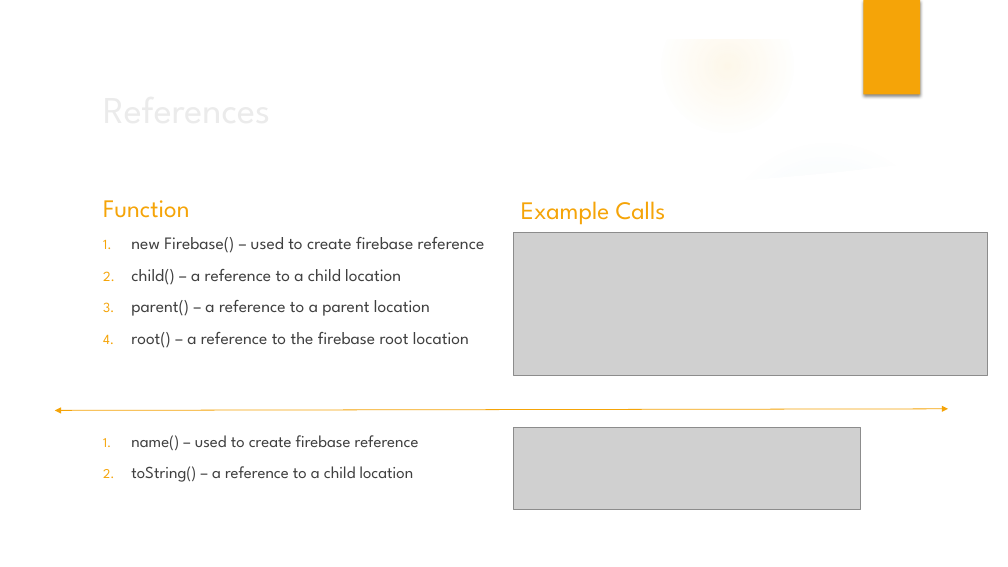
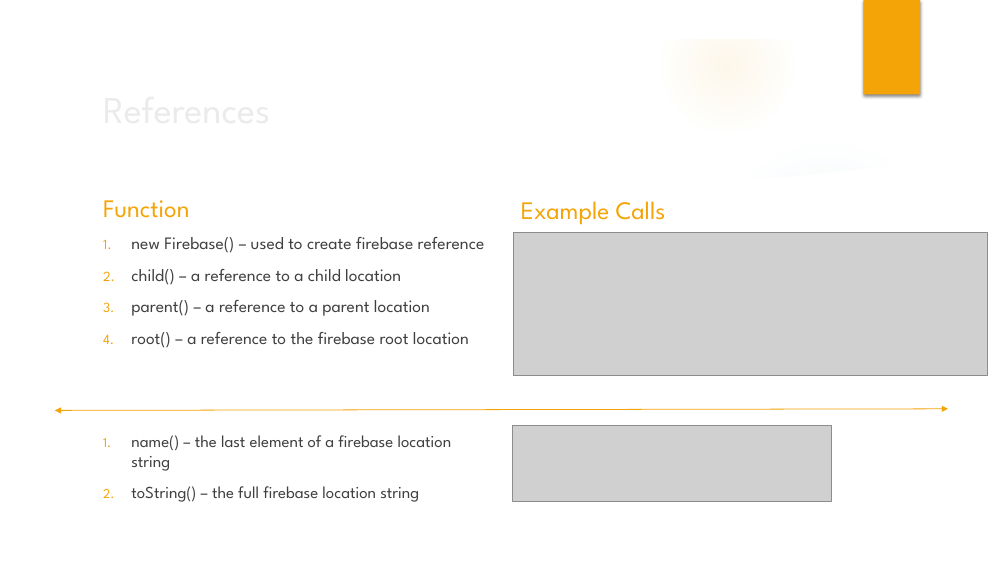
Before and after one commit to jbrelloch/Firepath, a slide deck: slide 6 of FirepathPresentation.pptx (slide 7 before the commit). Drawn at 1008x567 pixels with LibreOffice and Linux fonts; fonts in the diff are those of the drawing; grey boxes stand for pictures; background and template pictures are left out. Boxes give left, top, right and bottom in pixels: in the first picture for what was removed or moved away, otherwise in the second. Text is boxed around its words. In the diff, an @@ line names an element or a change of style, - is before the commit and + after.

```diff
--- a/FirepathPresentation.pptx
+++ b/FirepathPresentation.pptx
@@ text at box(131, 435, 452, 502): text changed @@
-1. name() – used to create firebase reference
-2. toString() – a reference to a child location
+1. name() – the last element of a firebase location string
+2. toString() – the full firebase location string
@@ picture: place and size @@
-picture at box(513, 427, 861, 510)
+picture at box(513, 426, 832, 501)
```
Also in this commit, not shown: 9 other slides changed, 15 slides added, 5 slides removed, 14 other files.
